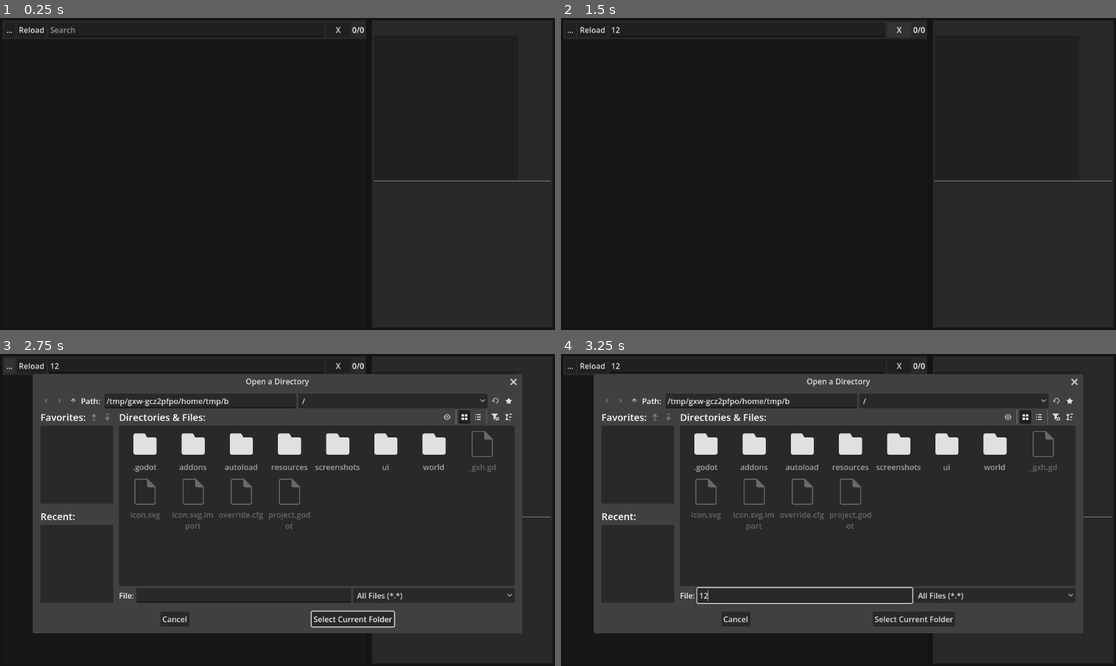
Above: before the commit, frames 1-4 (two rows, left to right).
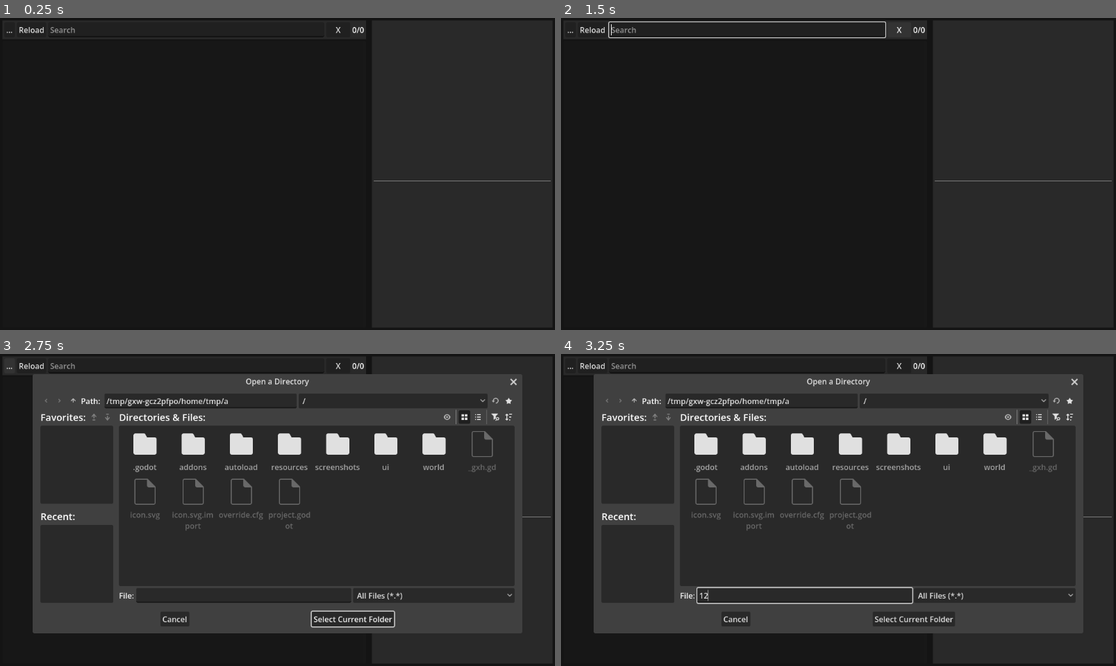
Above: after the commit, the same moments.

Repository: Wcubed/model_organizer
Game: Godot game, scene res://ui/main.tscn
The game is run twice, just before and just after one commit, with the same random seed, the same clock (stepped at 60 frames per second) and the same inputs.
Inputs (mouse positions are in pixels of both pictures, inside the frame that each line leads up to):
- Up to frame 1 (0.25 s): no input
- Up to frame 2 (1.5 s): click (749, 30) at 0.52 s; type "12" at 0.6 s; click "X" at 1.25 s
- Up to frame 3 (2.75 s): click "..." at 2 s
- Up to frame 4 (3.25 s): click (805, 594) at 2.77 s; type "12" at 2.85 s

The runs differ from the first frame. In frame 2, 0.4% of the frame differs, in the area x 8-59%, y 1-7%; in frame 3, less than 0.1%; in frame 4, less than 0.1%.
Error before the commit: Invalid call. Nonexistent function 'hide_mesh' in base 'PanelContainer (view_3d_model.gd)'. (res://ui/main.gd:171)

Commit message:
Rendered previews are recognized as such.

Diff:
--- a/autoload/utils.gd
+++ b/autoload/utils.gd
@@ -28,3 +28,8 @@
 	ctx.start(HashingContext.HASH_MD5)
 	ctx.update(string.to_multibyte_char_buffer())
 	return ctx.finish().hex_encode()
+
+
+func strip_extension(path: String) -> String:
+	var extension_location := path.rfind(".")
+	return path.substr(0, extension_location)
--- a/resources/model.gd
+++ b/resources/model.gd
@@ -5,21 +5,25 @@
 
 @export var directory: String
 @export var name: String
-## Relative path of all model files found in the directory.
-@export var model_files: Array[String]
+
+## Relative path of all printable files found in the directory.
+@export var printable_files: Array[String]
 ## Relative path of all non-model files found in the directory.
 ## Excludes images that have the same file name as a 3d model,
 ## Those are in `rendered_files`
-@export var files: Array[String]
+@export var misc_files: Array[String]
 ## When an image has the same directory/name as a renderable file, it is
 ## put in this list.
 @export var rendered_files: Array[String]
+
 ## Relative path to the cover image.
 @export var cover_image_path: String = ""
 ## Cover image, if available
 @export var cover_image: ImageTexture = null
 
 var supported_image_extensions := [".jpg", ".jpeg", ".png", ".webp"]
+## These extensions can be put on the 3d printer. Others can't.
+var printable_file_extensions := [".stl", ".3mf"]
 
 func _init(p_directory = ""):
 	directory = p_directory
@@ -28,7 +32,8 @@
 ## Scans the model directory for relevant info.
 ## Call this once after creating the resource.
 func scan_directory():
-	files = []
+	printable_files = []
+	misc_files = []
 	rendered_files = []
 	cover_image_path = ""
 	cover_image = null
@@ -51,13 +56,13 @@
 	# All items are in the model, this model matches.
 	return true
 
-## Returns true if the model contains this text somewhere.
+## Returns true if the model contains this text somewhere in the printables.
 ## Item should be lowercase.
 func _contains_text_item(item: String) -> bool:
 	if name.to_lower().contains(item) || directory.to_lower().contains(item):
 		return true
 
-	for file in files:
+	for file in printable_files:
 		if file.to_lower().contains(item):
 			return true
 
@@ -65,7 +70,7 @@
 
 func _find_and_load_cover_image():
 	# See if we can find a cover image.
-	for file in files:
+	for file in misc_files:
 		for extension in supported_image_extensions:
 			if file.ends_with(extension):
 				cover_image_path = file
@@ -112,16 +117,49 @@
 
 	# Directory exists. Scan it.
 	var new_files = Array(dir.get_files())
-	for file in new_files:
+	while !new_files.is_empty():
+		var next_file: String = new_files.pop_front()
+
 		# This is protection against thingyverse wierdness, where sometimes
 		# there are broken stl files in the images directory.
-		if subdir.split("/")[-1] == "images" && file.ends_with(".stl"):
+		if subdir.split("/")[-1] == "images" && next_file.ends_with(".stl"):
+			# Do nothing
 			continue
 
-		files.append("%s/%s" % [subdir, file])
+		var file_path := "%s/%s" % [subdir, next_file]
+
+		if _is_file_printable(file_path):
+			printable_files.append(file_path)
+
+			# Check if there is a png with the same name.
+			var rendered_png_file := Utils.strip_extension(next_file) + ".png"
+			var position := new_files.find(rendered_png_file)
+
+			var relative_path := "%s/%s" % [subdir, rendered_png_file]
+			if position != -1:
+				# There _is_ a rendered version of this renderable file.
+				rendered_files.append("%s/%s" % relative_path)
+				# That file is now processed, skip it.
+				new_files.remove_at(position)
+			else:
+				# Maybe we have already processed the file?
+				position = misc_files.find(relative_path)
+				if position != -1:
+					misc_files.remove_at(position)
+					rendered_files.append(relative_path)
+		else:
+			misc_files.append(file_path)
 
 	# Scan subdirectories
 	var subdirs = dir.get_directories()
 	for new_dir in subdirs:
 		var new_subdir = "%s/%s" % [subdir, new_dir]
 		_scan_subdirectory(base_path, new_subdir)
+
+
+func _is_file_printable(file: String) -> bool:
+	for extension in printable_file_extensions:
+		if file.to_lower().ends_with(extension):
+			return true
+
+	return false
--- a/ui/ModelInfoView.tscn
+++ b/ui/ModelInfoView.tscn
@@ -36,7 +36,7 @@
 theme_override_constants/separation = 0
 
 [node name="ImageContainer" type="PanelContainer" parent="VBoxContainer/ScrollContainer/VBoxContainer" unique_id=2096255779]
-custom_minimum_size = Vector2(300, 300)
+custom_minimum_size = Vector2(0, 300)
 layout_mode = 2
 size_flags_horizontal = 0
 size_flags_vertical = 0
@@ -46,6 +46,8 @@
 unique_name_in_owner = true
 layout_mode = 2
 mouse_default_cursor_shape = 2
+expand_mode = 3
+stretch_mode = 5
 
 [node name="PrintablesList" type="VBoxContainer" parent="VBoxContainer/ScrollContainer/VBoxContainer" unique_id=1047582525]
 unique_name_in_owner = true
--- a/ui/background_renderer.gd
+++ b/ui/background_renderer.gd
@@ -20,8 +20,7 @@
 		var rendered_texture: ViewportTexture = viewport.get_texture()
 		var image := rendered_texture.get_image()
 
-		var extension_location := viewport_rendered_once.rfind(".")
-		var image_path := viewport_rendered_once.substr(0, extension_location) + ".png"
+		var image_path := Utils.strip_extension(viewport_rendered_once) + ".png"
 
 		image.save_png(image_path)
 
--- a/ui/main.gd
+++ b/ui/main.gd
@@ -168,7 +168,7 @@
 
 
 func _on_clear_search_button_pressed() -> void:
-	view_3d_model.hide_mesh()
+	view_3d_model.hide_3d_file()
 	clear_and_select_search()
 
 
@@ -180,7 +180,7 @@
 	run_search_and_display()
 
 func _on_search_edit_focus_entered() -> void:
-	view_3d_model.hide()
+	view_3d_model.hide_3d_file()
 
 
 func _gui_input(event: InputEvent) -> void:
--- a/ui/model_info_view.gd
+++ b/ui/model_info_view.gd
@@ -5,9 +5,6 @@
 signal render_icon_for_3d_file(absolute_path: String)
 
 var model: Model = null
-
-## These extensions can be put on the 3d printer. Others can't.
-var printable_file_extensions := [".stl", ".3mf"]
 
 @onready var printables_list := %PrintablesList
 @onready var rest_list := %RestList
@@ -28,15 +25,14 @@
 		rest_list.remove_child(child)
 		child.queue_free()
 
-	for file in model.files:
-		if _is_file_printable(file):
-			# TODO: Check if there is already an icon
-			# Otherwise do the render
-			render_icon_for_3d_file.emit("%s/%s" % [model.directory, file])
+	for file in model.printable_files:
+		# TODO: Check if there is already an icon
+		# Otherwise do the render
+		render_icon_for_3d_file.emit("%s/%s" % [model.directory, file])
 
-			_add_file_to_printables(file)
-		else:
-			_add_file_to_rest_list(file)
+		_add_file_to_printables(file)
+	for file in model.misc_files:
+		_add_file_to_rest_list(file)
 
 func clear_printable_selection():
 	for child in printables_list.get_children():
@@ -54,13 +50,6 @@
 	label.text = file.trim_prefix("/")
 	rest_list.add_child(label)
 
-func _is_file_printable(file: String) -> bool:
-	for extension in printable_file_extensions:
-		if file.to_lower().ends_with(extension):
-			return true
-
-	return false
-
 func _on_printable_clicked(absolute_file: String, control: Control):
 	clear_printable_selection()
 	control.show_selected(true)
